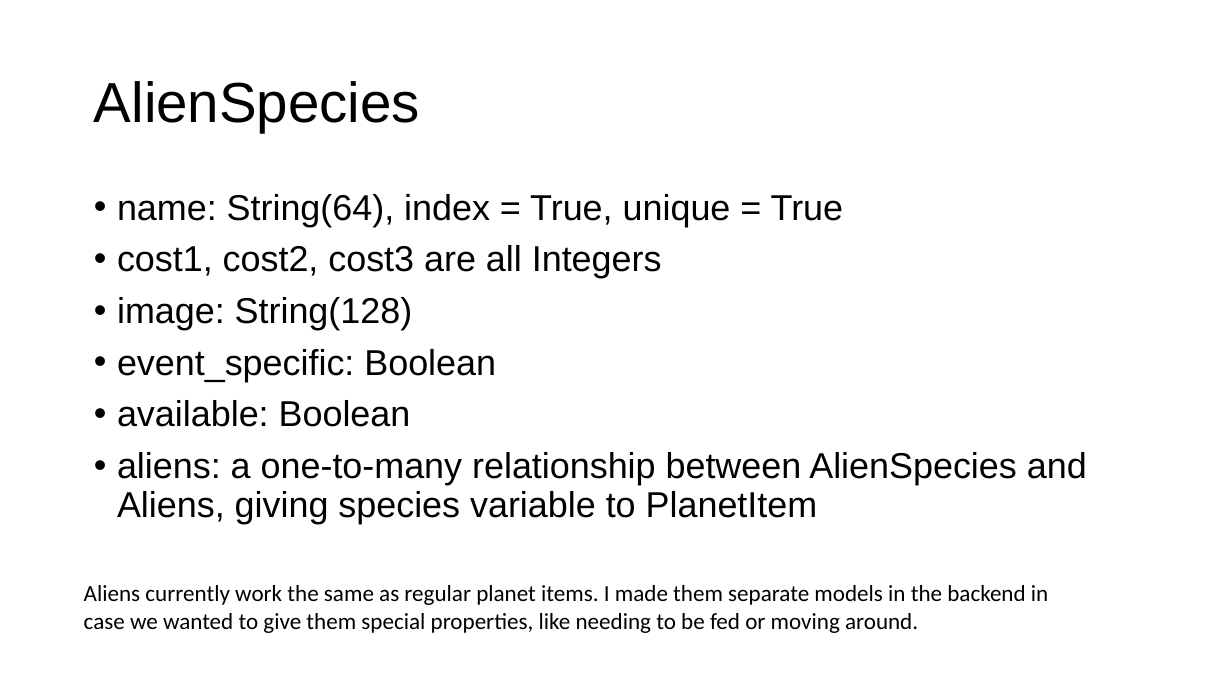
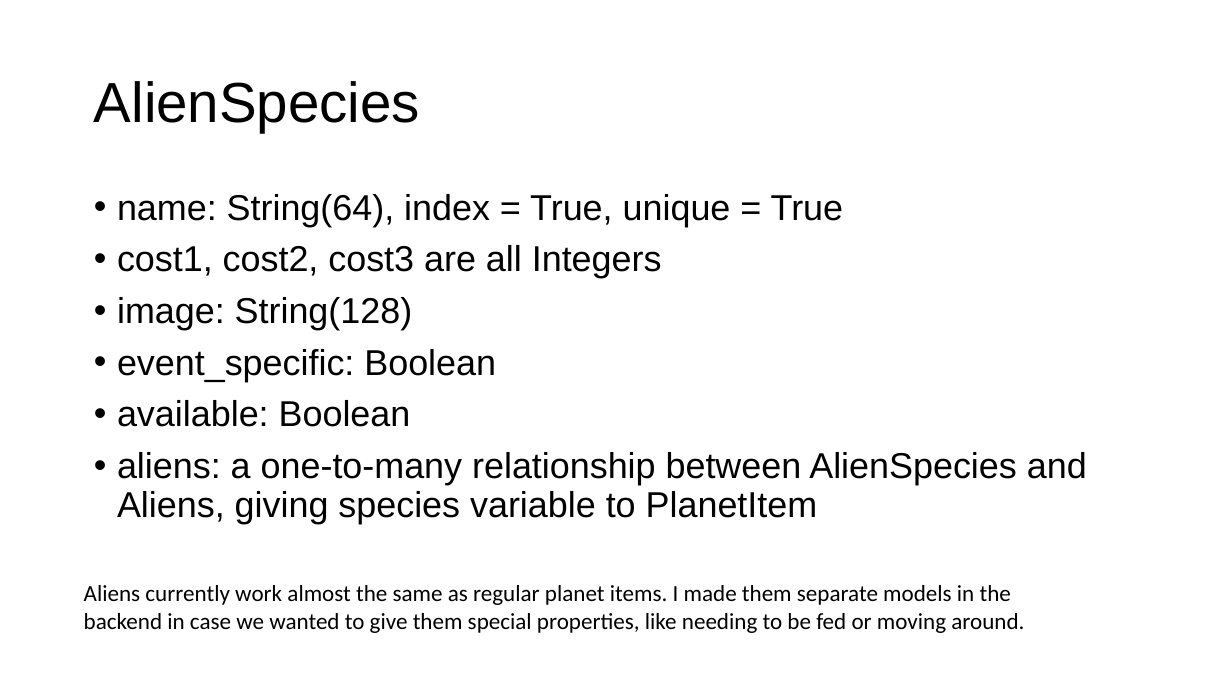
Before and after one commit to gmfk07/iu2018-backend, a slide deck: slide 16 of iu-spec-backend.pptx. Drawn at 1232x693 pixels with LibreOffice and Linux fonts; fonts in the diff are those of the drawing. Boxes give left, top, right and bottom in pixels: in the first picture for what was removed or moved away, otherwise in the second. Text is boxed around its words. In the diff, an @@ line names an element or a change of style, - is before the commit and + after.

Commit message:
Added User-Alien Relations

```diff
--- a/iu-spec-backend.pptx
+++ b/iu-spec-backend.pptx
@@ text at <box>84,585,1024,633</box>: text changed @@
-Aliens currently work the same as regular planet items. I made them separate models in the backend in case we wanted to give them special properties, like needing to be fed or moving around.
+Aliens currently work almost the same as regular planet items. I made them separate models in the backend in case we wanted to give them special properties, like needing to be fed or moving around.
```
Also in this commit, not shown: 3 other slides changed, 3 other files.
